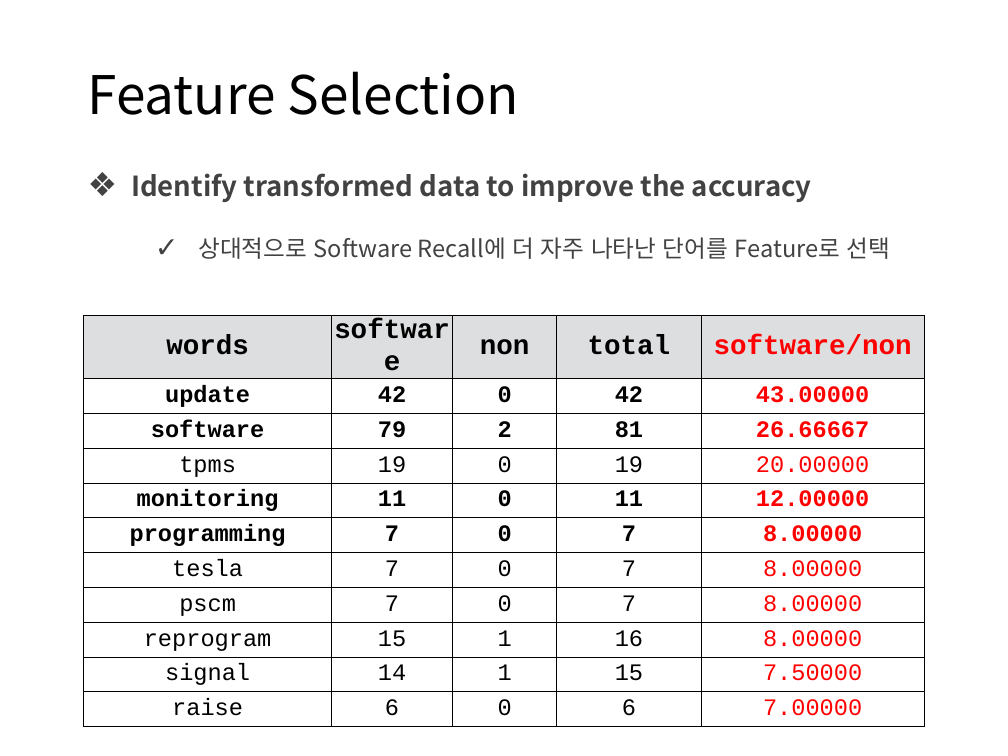
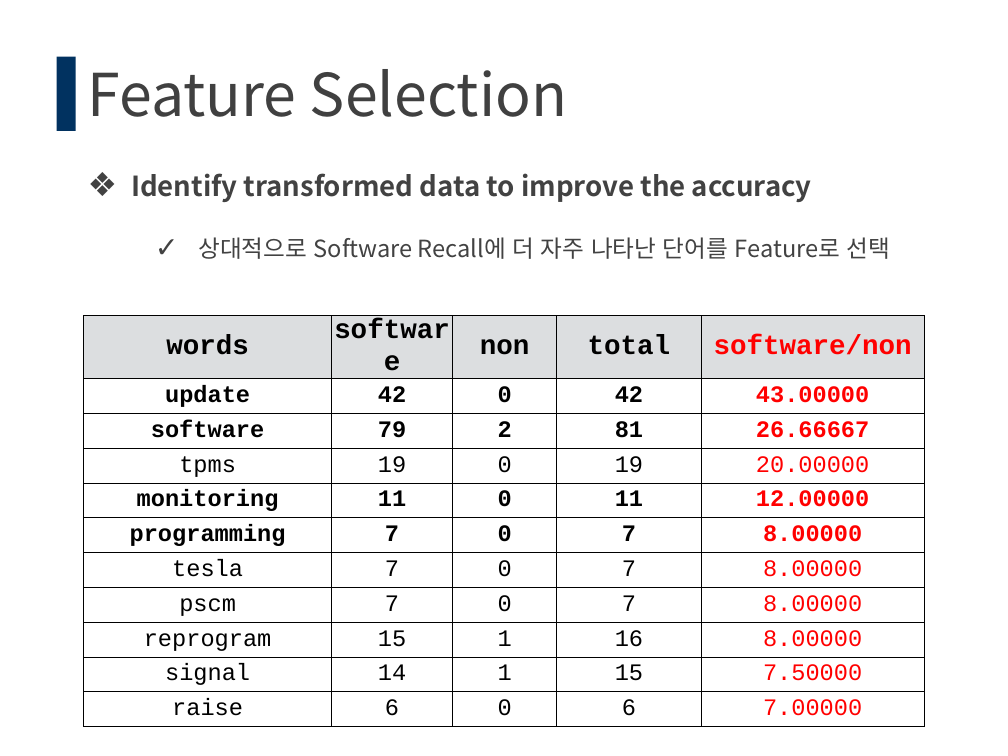
Before and after one commit to tebica/datacontest, a slide deck: slide 5 of [SEP592] Contest 2조(임석빈,박민우).pptx. Drawn at 1008x756 pixels with LibreOffice and Linux fonts; fonts in the diff are those of the drawing; background and template pictures are left out. Boxes give left, top, right and bottom in pixels: in the first picture for what was removed or moved away, otherwise in the second. Text is boxed around its words. In the diff, an @@ line names an element or a change of style, - is before the commit and + after.

Commit message:
updating PPT with SVM

```diff
--- a/[SEP592] Contest 2조(임석빈,박민우).pptx
+++ b/[SEP592] Contest 2조(임석빈,박민우).pptx
@@ title "Feature Selection" at (88, 69, 567, 117): size 54 to 60 pt, text colour #000000 to #404040 @@
@@ rectangle added at (57, 57, 76, 131), fill #013260 @@
```
Also in this commit, not shown: 7 other slides changed, 6 slides added.
